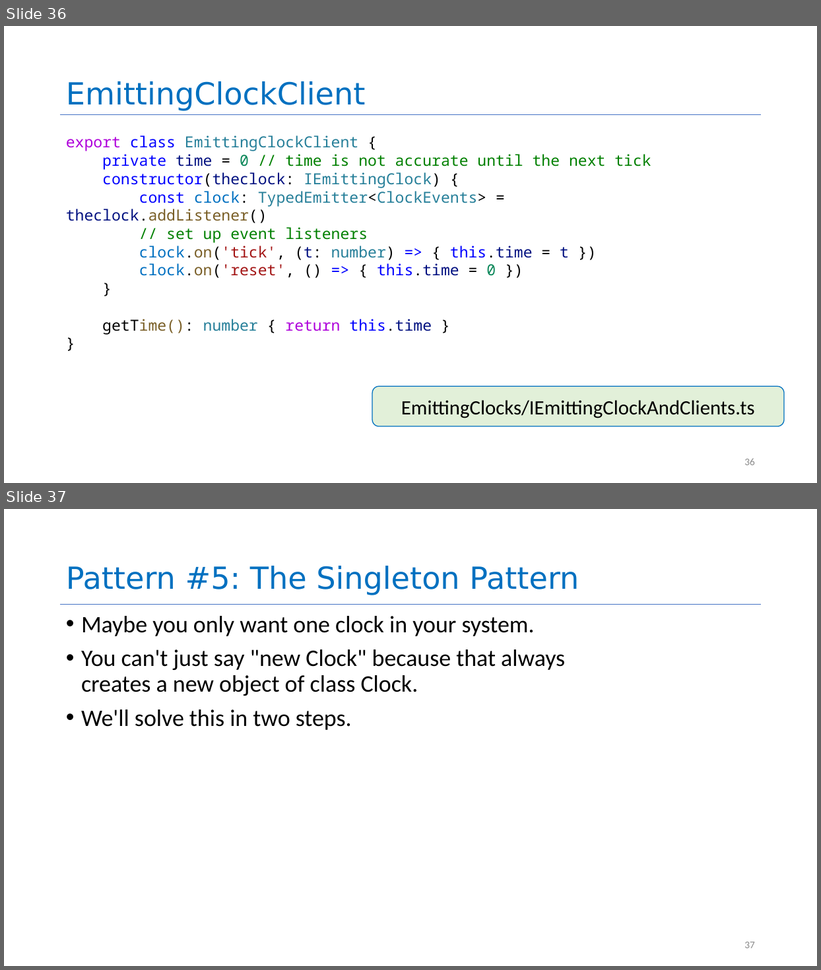
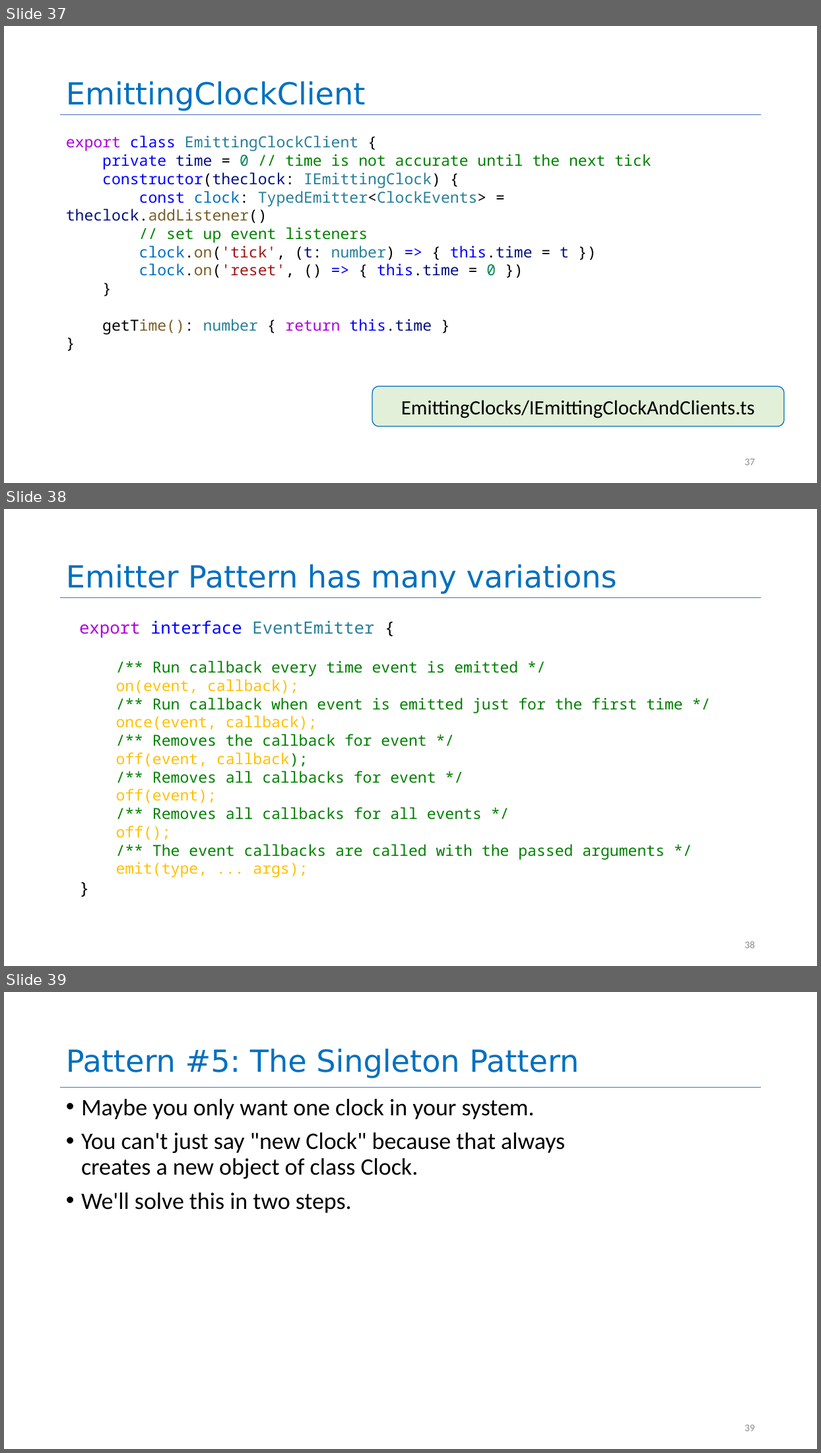
Before and after one commit to neu-se/CS4530-Spring-2025, a slide deck: Slides/Module 05 Interaction-Level Design Patterns.pptx. Shown one above the other, each under a label of ours: slides 36 and 37 before the commit, slides 37, 38 and 39 after it. The pictures are 821x970 and 821x1453 pixels, drawn with LibreOffice and Linux fonts; fonts in the diff are those of the drawing. Boxes give left, top, right and bottom in pixels: in the first picture for what was removed or moved away, otherwise in the second. Text is boxed around its words. In the diff, an @@ line names an element or a change of style, - is before the commit and + after.

Commit message:
added minor tweaks again, with easier example of heandler pattern from last semester

```diff
--- a/Slides/Module 05 Interaction-Level Design Patterns.pptx
+++ b/Slides/Module 05 Interaction-Level Design Patterns.pptx
@@ slide 38 added at box(4, 509, 817, 966), background #FFFFFF; not listed: 1 template element that a slide beside it also shows @@
@@ title added at box(66, 564, 617, 594), 36 pt, text #0070C0 @@
+Emitter Pattern has many variations
@@ text added at box(79, 621, 682, 878), 18 pt, text #008000 @@
+export interface EventEmitter {
+/** Run callback every time event is emitted */
+on(event, callback);
+/** Run callback when event is emitted just for the first time */
+once(event, callback);
+/** Removes the callback for event */
+off(event, callback);
+/** Removes all callbacks for event */
+off(event);
+/** Removes all callbacks for all events */
+off();
+/** The event callbacks are called with the passed arguments */
+emit(type, ... args);
+}
@@ page number added at box(745, 941, 755, 949), 12 pt, text #8C8C8C @@
+38
@@ what was slide 36 is now slide 37 @@
@@ page number at box(745, 459, 755, 466): text changed @@
-36
+37
@@ what was slide 37 is now slide 39 @@
@@ page number at box(745, 1425, 755, 1432): text changed @@
-37
+39
```
Also in this commit, not shown: 3 slides changed, 1 other slide added, 1 other file.
